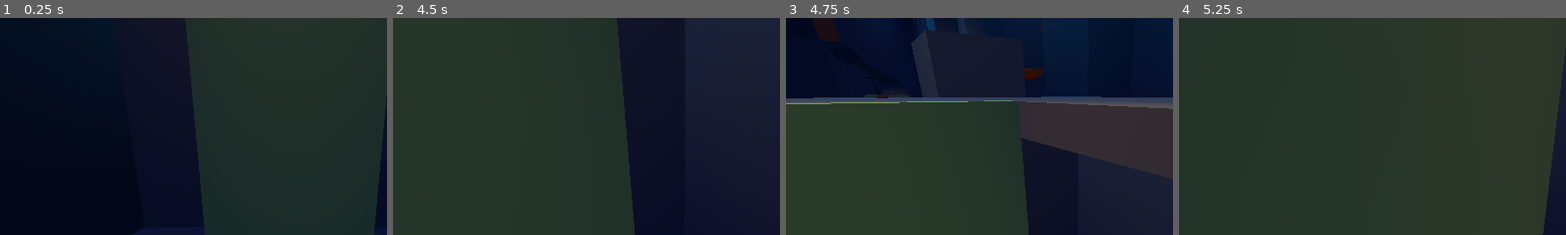
Above: before the commit, frames 1-4 (left to right).
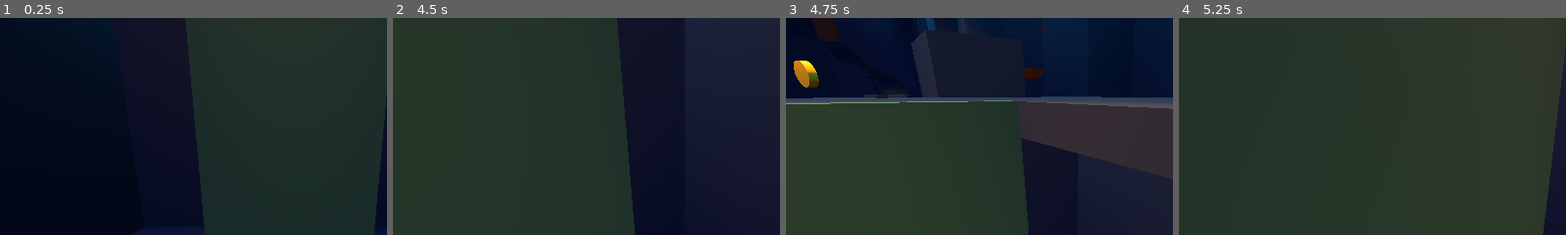
Above: after the commit, the same moments.

Repository: maliamae/GA110_MushroomLad_Godot
Game: Godot game, scene res://Scenes/dungeon_level.tscn
Same seed, same stepped clock (60 frames per second), same inputs: the game is played once before the commit and once after it. The project has no main scene, so this scene is started directly.
Inputs (mouse positions are % of the whole screen's width and height, from its top left):
- Up to frame 1 (0.25 s): no input
- Up to frame 2 (4.5 s): tap Enter (ui_accept) at 0.5 s; move the mouse to (72, 45) at 0.52 s; hold D (move_right) 0.53-1.28 s; tap Shift (dash) at 0.6, 2.1, 3.6 s; tap Space (jump) at 0.77, 1.52, 3.02, 3.77 s; move the mouse to (30, 55) at 1.27 s; hold S (move_backward) 1.28-2.03 s; click (30, 55) at 1.35 s; move the mouse to (52, 48) at 2.02 s; hold W (move_forward) from 2.03 s (still down); move the mouse to (49, 52) at 2.77 s; click (49, 52) at 2.85 s; move the mouse to (57, 51) at 3.52 s; move the mouse to (42, 49) at 4.27 s; click (42, 49) at 4.35 s
- Up to frame 3 (4.75 s): keep holding W (move_forward); tap Space (jump) at 4.52 s
- Up to frame 4 (5.25 s): keep holding W (move_forward); move the mouse to (51, 50) at 5.02 s; tap Shift (dash) at 5.1 s
The pictures show only the part of the screen within x 13-63%, y 0-50%; the shares and areas given below are measured in that part.

Frames 1-2 are identical in both runs. In frame 3, 0.6% of the frame differs, in the area x 2-33%, y 19-37%; in frame 4, nothing differs.

Commit message:
level fin

Diff:
--- a/Scenes/dungeon_level.tscn
+++ b/Scenes/dungeon_level.tscn
@@ -16,6 +16,7 @@
 [ext_resource type="PackedScene" uid="uid://8n1w1udf5a6t" path="res://Scenes/shelf_mushroom.tscn" id="11_1sn8i"]
 [ext_resource type="PackedScene" uid="uid://i041otj2rcj6" path="res://Scenes/exit_door.tscn" id="11_jinqq"]
 [ext_resource type="PackedScene" uid="uid://dp8l64keoupar" path="res://Scenes/player.tscn" id="11_vgdfs"]
+[ext_resource type="PackedScene" uid="uid://cwkpaovf5gwpm" path="res://Scenes/coin.tscn" id="17_jinqq"]
 
 [sub_resource type="ProceduralSkyMaterial" id="ProceduralSkyMaterial_p7ssk"]
 sky_top_color = Color(0.09900149, 0.33102834, 0.7272923, 1)
@@ -44,7 +45,20 @@
 [sub_resource type="BoxShape3D" id="BoxShape3D_f7i5e"]
 
 [sub_resource type="BoxShape3D" id="BoxShape3D_1sn8i"]
-size = Vector3(1.5, 0.25, 2)
+size = Vector3(1.5, 0.25, 3.5)
+
+[sub_resource type="BoxShape3D" id="BoxShape3D_qdi3s"]
+size = Vector3(4, 0.625, 1)
+
+[sub_resource type="BoxShape3D" id="BoxShape3D_jinqq"]
+size = Vector3(3.625, 3.875, 1)
+
+[sub_resource type="BoxShape3D" id="BoxShape3D_upo7m"]
+size = Vector3(3.625, 4.875, 1)
+
+[sub_resource type="CylinderShape3D" id="CylinderShape3D_ns21y"]
+height = 9.0
+radius = 3.0
 
 [sub_resource type="BoxShape3D" id="BoxShape3D_fvcit"]
 size = Vector3(1.5, 2.5, 0.375)
@@ -182,6 +196,21 @@
 [node name="water_plane41" parent="WaterPlanes" unique_id=1356522585 instance=ExtResource("3_3cvh8")]
 transform = Transform3D(1, 0, 0, 0, 1, 0, 0, 0, 1, -3, 3, -22.5)
 
+[node name="water_plane42" parent="WaterPlanes" unique_id=889643832 instance=ExtResource("3_3cvh8")]
+transform = Transform3D(1, 0, 0, 0, 1, 0, 0, 0, 1, 3, 3, -25.5)
+
+[node name="water_plane43" parent="WaterPlanes" unique_id=1301537105 instance=ExtResource("3_3cvh8")]
+transform = Transform3D(0.99999595, -0.0011692571, -0.0026011774, 0.0011640269, 0.9999973, -0.002014317, 0.0026035223, 0.0020112859, 0.99999464, 0, 3, -25.5)
+
+[node name="water_plane44" parent="WaterPlanes" unique_id=25187398 instance=ExtResource("3_3cvh8")]
+transform = Transform3D(1, 0, 0, 0, 1, 0, 0, 0, 1, -3, 3, -25.5)
+
+[node name="water_plane45" parent="WaterPlanes" unique_id=1067870190 instance=ExtResource("3_3cvh8")]
+transform = Transform3D(0.99999595, -0.0011692571, -0.0026011774, 0.0011640269, 0.9999973, -0.002014317, 0.0026035223, 0.0020112859, 0.99999464, 0, 3, -28.5)
+
+[node name="water_plane46" parent="WaterPlanes" unique_id=1823208394 instance=ExtResource("3_3cvh8")]
+transform = Transform3D(1, 0, 0, 0, 1, 0, 0, 0, 1, -3, 3, -28.5)
+
 [node name="water_plane7" parent="WaterPlanes" unique_id=791554815 instance=ExtResource("3_3cvh8")]
 transform = Transform3D(1, 0, 0, 0, 1, 0, 0, 0, 1, -3, 3, -1.5)
 
@@ -329,8 +358,8 @@
 material_override = ExtResource("9_fvcit")
 
 [node name="CSGBox3D2" type="CSGBox3D" parent="EndPlatform/EndPlatform/CSGCombiner3D" unique_id=625859475]
-transform = Transform3D(1, 0, 0, 0, 1, 0, 0, 0, 1, 2.25, 0.0625, 3)
-size = Vector3(1.5, 0.375, 2)
+transform = Transform3D(1, 0, 0, 0, 1, 0, 0, 0, 1, 2.25, 0.0625, 2.25)
+size = Vector3(1.5, 0.375, 3.5)
 
 [node name="CSGBox3D3" type="CSGBox3D" parent="EndPlatform/EndPlatform/CSGCombiner3D" unique_id=181856698]
 transform = Transform3D(1, 0, 0, 0, 1, 0, 0, 0, 1, 0, 3.8125, -6.375)
@@ -400,8 +429,28 @@
 size = Vector3(1.5469971, 4, 0.74694824)
 
 [node name="CollisionShape3D2" type="CollisionShape3D" parent="EndPlatform/EndPlatform" unique_id=17130437]
-transform = Transform3D(1, 0, 0, 0, 1, 0, 0, 0, 1, 2.25, 0.125, 3)
+transform = Transform3D(1, 0, 0, 0, 1, 0, 0, 0, 1, 2.25, 0.125, 2.25)
 shape = SubResource("BoxShape3D_1sn8i")
+
+[node name="CollisionShape3D" type="CollisionShape3D" parent="EndPlatform/EndPlatform" unique_id=1377490791]
+transform = Transform3D(1, 0, 0, 0, 1, 0, 0, 0, 1, -1.125, 3.4375, -4.75)
+shape = SubResource("BoxShape3D_qdi3s")
+
+[node name="CollisionShape3D3" type="CollisionShape3D" parent="EndPlatform/EndPlatform" unique_id=1151077622]
+transform = Transform3D(1, 0, 0, 0, 1, 0, 0, 0, 1, -2.5625, 1.8125, -3.875)
+shape = SubResource("BoxShape3D_jinqq")
+
+[node name="CollisionShape3D4" type="CollisionShape3D" parent="EndPlatform/EndPlatform" unique_id=1593094483]
+transform = Transform3D(1, 0, 0, 0, 1, 0, 0, 0, 1, -0.8125, 5.4375, -5.5)
+shape = SubResource("BoxShape3D_upo7m")
+
+[node name="CollisionShape3D5" type="CollisionShape3D" parent="EndPlatform/EndPlatform" unique_id=1500641515]
+transform = Transform3D(0.8660254, 0, 0.5, 0, 1, 0, -0.5, 0, 0.8660254, -3.1875, 5.4375, -4.625)
+shape = SubResource("BoxShape3D_upo7m")
+
+[node name="CollisionShape3D6" type="CollisionShape3D" parent="EndPlatform/EndPlatform" unique_id=1359110136]
+transform = Transform3D(1, 0, 0, 0, 1, 0, 0, 0, 1, 3.625, 3.5, -3.875)
+shape = SubResource("CylinderShape3D_ns21y")
 
 [node name="exit_door" parent="EndPlatform" unique_id=871154657 instance=ExtResource("11_jinqq")]
 transform = Transform3D(1, 0, 0, 0, 1, 0, 0, 0, 1, -0.5, 4.875, -5.047371)
@@ -577,8 +626,6 @@
 transform = Transform3D(0.25881892, 0, 0.9659259, 0, 1, 0, -0.9659259, 0, 0.25881892, 6.625, 4.375, -13.125)
 
 [node name="Barrels" type="Node3D" parent="." unique_id=983827985]
-metadata/_edit_group_ = true
-metadata/_edit_lock_ = true
 
 [node name="floating_platform" parent="Barrels" unique_id=1464046690 instance=ExtResource("8_khf8t")]
 transform = Transform3D(0.99999994, 0, 0, 0, 1, 0, 0, 0, 0.99999994, -4.875, 3, -8.125)
@@ -593,7 +640,7 @@
 transform = Transform3D(0.70710665, 0, -0.70710665, 0, 1, 0, 0.70710665, 0, 0.70710665, 5.75, 3, -8.375)
 
 [node name="floating_platform5" parent="Barrels" unique_id=1860264643 instance=ExtResource("8_khf8t")]
-transform = Transform3D(0.86602527, 0, 0.49999994, 0, 1, 0, -0.49999994, 0, 0.86602527, 1.75, 3, -16.25)
+transform = Transform3D(0.86602527, 0, 0.49999994, 0, 1, 0, -0.49999994, 0, 0.86602527, 1.625, 3, -16)
 
 [node name="floating_platform6" parent="Barrels" unique_id=262851677 instance=ExtResource("8_khf8t")]
 transform = Transform3D(0.70710665, 0, -0.70710665, 0, 1, 0, 0.70710665, 0, 0.70710665, 0.875, 3, -18.5)
@@ -632,5 +679,19 @@
 transform = Transform3D(1, 0, 0, 0, 1, 0, 0, 0, 1, 0, 0.375, 1.125)
 collision_mask = 31
 
+[node name="Collectibles" type="Node3D" parent="." unique_id=513542959]
+
+[node name="Coin" parent="Collectibles" unique_id=69247005 instance=ExtResource("17_jinqq")]
+transform = Transform3D(1, 0, 0, 0, 1, 0, 0, 0, 1, 7.625, 7.875, -9.625)
+
+[node name="Coin2" parent="Collectibles" unique_id=877898555 instance=ExtResource("17_jinqq")]
+transform = Transform3D(1, 0, 0, 0, 1, 0, 0, 0, 1, -7.625, 8.375, -8.875)
+
+[node name="Coin3" parent="Collectibles" unique_id=211132768 instance=ExtResource("17_jinqq")]
+transform = Transform3D(1, 0, 0, 0, 1, 0, 0, 0, 1, -0.25, 3.625, -5)
+
+[node name="Coin4" parent="Collectibles" unique_id=1782048098 instance=ExtResource("17_jinqq")]
+transform = Transform3D(1, 0, 0, 0, 1, 0, 0, 0, 1, 2.25, 3.75, -21.875)
+
 [editable path="Vines/vine2"]
 [editable path="Vines/vine4"]
--- a/Scenes/floating_platform.tscn
+++ b/Scenes/floating_platform.tscn
@@ -20,6 +20,7 @@
 
 [node name="Area3D" type="Area3D" parent="." unique_id=2104080622]
 script = ExtResource("1_ytl5q")
+move_distance = 0.375
 
 [node name="CollisionShape3D" type="CollisionShape3D" parent="Area3D" unique_id=793465672]
 transform = Transform3D(1, 0, 0, 0, 1, 0, 0, 0, 1, 0, 0.375, 0)
--- a/Scripts/player_movement.gd
+++ b/Scripts/player_movement.gd
@@ -55,6 +55,7 @@
 	#reset the input direction to zero
 	camera_input_direction = Vector2.ZERO
 
+	#handle which movement logic to follow (grounded movement or climbing movement)
 	if is_climbing:
 		move_climbing(delta)
 	else:
@@ -134,10 +135,12 @@
 	#stores player inputs into a Vector2
 	raw_input = Input.get_vector("move_left", "move_right", "move_forward", "move_backward")
 
+	#moves player's forward facing direction towards the wall they are currently climbing
 	if climb_ray_cast.is_colliding():
 		var climb_direction = -climb_ray_cast.get_collision_normal()
 		target_angle = Vector3.BACK.signed_angle_to(climb_direction, Vector3.UP)
 
+	#forward handles up and down movement, right handles left and right movement
 	forward = -character_model.basis.y
 	right = -character_model.basis.x
 
@@ -148,6 +151,7 @@
 	#calculate player velocity
 	velocity = velocity.move_toward(move_direction * move_speed/2, acceleration)# * delta)
 
+#adds forward force to player for a duration of time
 func player_dash(delta):
 	can_dash = false
 	var t := 0.0
